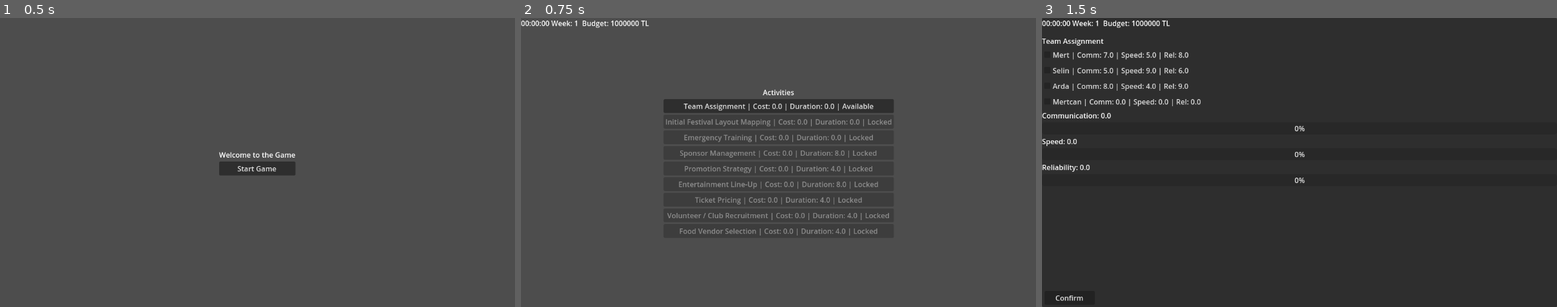
Above: before the commit, frames 1-3 (left to right).
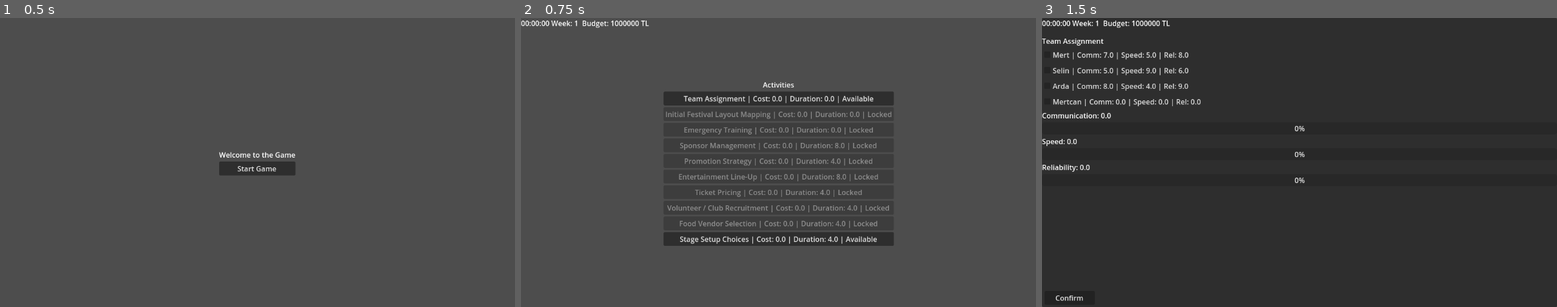
Above: after the commit, the same moments.

Repository: oozankoyuncu/Bitirme-Projesi
Game: Godot game, scene res://main_menu.tscn
The game is run twice, just before and just after one commit, with the same random seed, the same clock (stepped at 60 frames per second) and the same inputs.
Inputs:
- Up to frame 1 (0.5 s): no input
- Up to frame 2 (0.75 s): click "Start Game" at 0.5 s
- Up to frame 3 (1.5 s): click "Team Assignment | Cost: 0.0 |…" at 1.25 s

Frame 1 is identical in both runs. In frame 2, 7.1% of the frame differs, in the area x 27-73%, y 22-79%; in frame 3, nothing differs.

Commit message:
Stage Setup Added

Diff:
--- a/Game.tscn
+++ b/Game.tscn
@@ -8,10 +8,11 @@
 [ext_resource type="Script" uid="uid://dtl375wmcfdlv" path="res://scripts/emergency_training_panel.gd" id="6_r0x5m"]
 [ext_resource type="Script" uid="uid://8grnhn0dg2k5" path="res://scripts/sponsor_management_panel.gd" id="7_3mrqo"]
 [ext_resource type="Script" uid="uid://bvtlw302eln4b" path="res://entertainment_lineup_panel.gd" id="8_joorw"]
-[ext_resource type="Script" path="res://scripts/promotion_strategy_panel.gd" id="9_promo"]
-[ext_resource type="Script" path="res://scripts/ticket_pricing_panel.gd" id="10_ticket"]
-[ext_resource type="Script" path="res://scripts/volunteer_club_panel.gd" id="11_club"]
-[ext_resource type="Script" path="res://scripts/food_vendor_selection_panel.gd" id="12_food"]
+[ext_resource type="Script" uid="uid://s6to1rrakk1o" path="res://scripts/promotion_strategy_panel.gd" id="9_promo"]
+[ext_resource type="Script" uid="uid://ctuccdh4lhpc8" path="res://scripts/ticket_pricing_panel.gd" id="10_ticket"]
+[ext_resource type="Script" uid="uid://cuta6qjpotnul" path="res://scripts/volunteer_club_panel.gd" id="11_club"]
+[ext_resource type="Script" uid="uid://s1jp4vvndgib" path="res://scripts/food_vendor_selection_panel.gd" id="12_food"]
+[ext_resource type="Script" uid="uid://8an48xdxkcty" path="res://scripts/stage_setup_choices_panel.gd" id="13_lvtmh"]
 
 [node name="Game" type="Control"]
 layout_mode = 3
@@ -745,8 +746,6 @@
 layout_mode = 2
 text = "Confirm Selection"
 
-
-
 [node name="FoodVendorSelectionPanel" type="Panel" parent="."]
 visible = false
 layout_mode = 1
@@ -842,3 +841,57 @@
 custom_minimum_size = Vector2(200, 50)
 layout_mode = 2
 text = "Confirm Selection"
+
+[node name="StageSetupChoicesPanel" type="Panel" parent="."]
+layout_mode = 1
+anchors_preset = 15
+anchor_right = 1.0
+anchor_bottom = 1.0
+grow_horizontal = 2
+grow_vertical = 2
+script = ExtResource("13_lvtmh")
+
+[node name="MarginContainer" type="MarginContainer" parent="StageSetupChoicesPanel"]
+layout_mode = 1
+anchors_preset = 15
+anchor_right = 1.0
+anchor_bottom = 1.0
+grow_horizontal = 2
+grow_vertical = 2
+theme_override_constants/margin_top = 40
+
+[node name="VBoxContainer" type="VBoxContainer" parent="StageSetupChoicesPanel/MarginContainer"]
+layout_mode = 2
+
+[node name="TitleLabel" type="Label" parent="StageSetupChoicesPanel/MarginContainer/VBoxContainer"]
+layout_mode = 2
+text = "Stage Setup Choices"
+
+[node name="DescriptionLabel" type="Label" parent="StageSetupChoicesPanel/MarginContainer/VBoxContainer"]
+layout_mode = 2
+text = "Choose one stage version for your festival. Balance cost, impact, and setup duration."
+
+[node name="MoneyLabel" type="Label" parent="StageSetupChoicesPanel/MarginContainer/VBoxContainer"]
+layout_mode = 2
+
+[node name="OptionList" type="VBoxContainer" parent="StageSetupChoicesPanel/MarginContainer/VBoxContainer"]
+layout_mode = 2
+size_flags_horizontal = 4
+size_flags_vertical = 3
+
+[node name="InfoLabel" type="Label" parent="StageSetupChoicesPanel/MarginContainer/VBoxContainer"]
+layout_mode = 2
+
+[node name="ResultLabel" type="Label" parent="StageSetupChoicesPanel/MarginContainer/VBoxContainer"]
+layout_mode = 2
+
+[node name="ButtonsRow" type="HBoxContainer" parent="StageSetupChoicesPanel/MarginContainer/VBoxContainer"]
+layout_mode = 2
+
+[node name="ConfirmButton" type="Button" parent="StageSetupChoicesPanel/MarginContainer/VBoxContainer/ButtonsRow"]
+layout_mode = 2
+text = "Confirm Selection"
+
+[node name="BackButton" type="Button" parent="StageSetupChoicesPanel/MarginContainer/VBoxContainer/ButtonsRow"]
+layout_mode = 2
+text = "Back"
--- a/data/activities.json
+++ b/data/activities.json
@@ -87,6 +87,15 @@
 				"ticket_pricing",
 				"volunteer_club_recruitment"
 			]
-		}
+		},
+		{
+	  "id": "stage_setup_choices",
+	  "name": "Stage Setup Choices",
+	  "type": "stage_setup",
+	  "cost": 0,
+	  "duration": 4,
+	  "dependencies": [
+	]
+	}
 	]
 }
--- /dev/null
+++ b/data/stage_setups.json
@@ -0,0 +1,31 @@
+{
+  "stage_setups": [
+	{
+	  "id": "basic_stage",
+	  "name": "Basic Stage",
+	  "cost": 1500,
+	  "stage_size": 2,
+	  "lighting_complexity": 2,
+	  "operation_features": 2,
+	  "setup_duration": 2
+	},
+	{
+	  "id": "standard_stage",
+	  "name": "Standard Stage",
+	  "cost": 3000,
+	  "stage_size": 4,
+	  "lighting_complexity": 3,
+	  "operation_features": 3,
+	  "setup_duration": 3
+	},
+	{
+	  "id": "premium_stage",
+	  "name": "Premium Stage",
+	  "cost": 5000,
+	  "stage_size": 5,
+	  "lighting_complexity": 5,
+	  "operation_features": 4,
+	  "setup_duration": 4
+	}
+  ]
+}
--- a/scripts/GameState.gd
+++ b/scripts/GameState.gd
@@ -80,6 +80,11 @@
 var total_food_cost: int = 0
 var participant_satisfaction: float = 0.0
 
+#Stage Setup
+var stage_setup_defs: Array = []
+var selected_stage_setup: Dictionary = {}
+var stage_setup_score: float = 0.0
+
 # Hız: 1.0 = gerçek zaman, 60.0 = 1 saniyede 1 dakika gibi
 @export var time_scale: float = 1.0
 
@@ -90,6 +95,7 @@
 	week = START_WEEK
 	game_seconds = START_TIME_SECONDS
 	is_running = true
+
 
 	last_week_tick = -1
 
@@ -119,6 +125,7 @@
 func _ready() -> void:
 	load_activities()
 	load_artists()
+	load_stage_setups()
 
 #func to print the HUD text
 func get_hud_text() -> String:
@@ -362,3 +369,37 @@
 
 	food_vendor_completed = true
 	complete_activity("food_vendor_selection")
+
+func load_stage_setups() -> void:
+	var file = FileAccess.open("res://data/stage_setups.json", FileAccess.READ)
+	if file == null:
+		print("stage_setups.json açılamadı")
+		return
+
+	var json_text = file.get_as_text()
+	var data = JSON.parse_string(json_text)
+
+	if data == null or not data.has("stage_setups"):
+		print("stage_setups.json parse edilemedi")
+		return
+
+	stage_setup_defs = data["stage_setups"]
+
+func calculate_stage_impact(stage_data: Dictionary) -> float:
+	return (
+		stage_data["stage_size"] * 0.5 +
+		stage_data["lighting_complexity"] * 0.3 +
+		stage_data["operation_features"] * 0.2
+	)
+
+func choose_stage_setup(stage_data: Dictionary) -> bool:
+	var cost: int = stage_data["cost"]
+
+	if money < cost:
+		return false
+
+	money -= cost
+	selected_stage_setup = stage_data.duplicate(true)
+	stage_setup_score = calculate_stage_impact(stage_data)
+
+	return true
--- a/scripts/activity_board.gd
+++ b/scripts/activity_board.gd
@@ -115,6 +115,12 @@
 		hide()
 		return
 
+	if activity_id == "stage_setup_choices":
+		var panel = get_parent().get_node("StageSetupChoicesPanel")
+		panel.show()
+		hide()
+		return
+
 	print("Başlatıldı: ", activity["name"])
 	GameState.completed_activities.append(activity_id)
 	refresh_board()
--- a/scripts/game.gd
+++ b/scripts/game.gd
@@ -11,6 +11,7 @@
 @onready var promotion_strategy_panel: Panel = $PromotionStrategyPanel
 @onready var ticket_pricing_panel: Panel = $TicketPricingPanel
 @onready var volunteer_club_panel: Panel = $VolunteerClubPanel
+@onready var stage_setup_choices_panel: Panel = $StageSetupChoicesPanel
 
 func _ready() -> void:
 	GameState.load_team_members()
@@ -22,4 +23,5 @@
 	promotion_strategy_panel.hide()
 	ticket_pricing_panel.hide()
 	volunteer_club_panel.hide()
+	stage_setup_choices_panel.hide()
 	activity_board.show()
--- /dev/null
+++ b/scripts/stage_setup_choices_panel.gd
@@ -0,0 +1,98 @@
+extends Control
+
+@onready var option_list: VBoxContainer = $MarginContainer/VBoxContainer/OptionList
+@onready var info_label: Label = $MarginContainer/VBoxContainer/InfoLabel
+@onready var result_label: Label = $MarginContainer/VBoxContainer/ResultLabel
+@onready var money_label: Label = $MarginContainer/VBoxContainer/MoneyLabel
+@onready var confirm_button: Button = $MarginContainer/VBoxContainer/ButtonsRow/ConfirmButton
+@onready var back_button: Button = $MarginContainer/VBoxContainer/ButtonsRow/BackButton
+
+var selected_stage_id: String = ""
+
+func _ready() -> void:
+	confirm_button.pressed.connect(_on_confirm_pressed)
+	back_button.pressed.connect(_on_back_pressed)
+	build_options()
+	print("stage_setup_defs: ", GameState.stage_setup_defs)
+	print("count: ", GameState.stage_setup_defs.size())
+	refresh_ui()
+
+func build_options() -> void:
+	for child in option_list.get_children():
+		child.queue_free()
+
+	for stage_data in GameState.stage_setup_defs:
+		var checkbox := CheckBox.new()
+		var impact := GameState.calculate_stage_impact(stage_data)
+
+		checkbox.text = stage_data["name"] + \
+			" | Cost: $" + str(stage_data["cost"]) + \
+			" | Size: " + str(stage_data["stage_size"]) + \
+			" | Lighting: " + str(stage_data["lighting_complexity"]) + \
+			" | Features: " + str(stage_data["operation_features"]) + \
+			" | Setup: " + str(stage_data["setup_duration"]) + " week" + \
+			" | Impact: " + str(snapped(impact, 0.1))
+
+		checkbox.set_meta("stage_data", stage_data)
+		checkbox.toggled.connect(func(pressed: bool): _on_stage_toggled(checkbox, pressed))
+		option_list.add_child(checkbox)
+
+func _on_stage_toggled(changed_checkbox: CheckBox, pressed: bool) -> void:
+	if not pressed:
+		if changed_checkbox.get_meta("stage_data")["id"] == selected_stage_id:
+			selected_stage_id = ""
+			info_label.text = "No stage selected."
+		return
+
+	for child in option_list.get_children():
+		if child is CheckBox and child != changed_checkbox:
+			child.button_pressed = false
+
+	var stage_data: Dictionary = changed_checkbox.get_meta("stage_data")
+	selected_stage_id = stage_data["id"]
+
+	var impact := GameState.calculate_stage_impact(stage_data)
+	info_label.text = \
+		"Selected: " + stage_data["name"] + "\n" + \
+		"Cost: $" + str(stage_data["cost"]) + "\n" + \
+		"Stage Size: " + str(stage_data["stage_size"]) + "\n" + \
+		"Lighting Complexity: " + str(stage_data["lighting_complexity"]) + "\n" + \
+		"Operation Features: " + str(stage_data["operation_features"]) + "\n" + \
+		"Setup Duration: " + str(stage_data["setup_duration"]) + " week\n" + \
+		"Impact Score: " + str(snapped(impact, 0.1))
+
+func _on_confirm_pressed() -> void:
+	if selected_stage_id == "":
+		result_label.text = "Please select one stage setup."
+		return
+
+	var selected_data: Dictionary = {}
+	for stage_data in GameState.stage_setup_defs:
+		if stage_data["id"] == selected_stage_id:
+			selected_data = stage_data
+			break
+
+	if selected_data.is_empty():
+		result_label.text = "Stage data not found."
+		return
+
+	var ok := GameState.choose_stage_setup(selected_data)
+	if not ok:
+		result_label.text = "Not enough budget for this stage setup."
+		return
+
+	GameState.complete_activity("stage_setup_choices")
+	result_label.text = "Stage setup selected successfully."
+	refresh_ui()
+
+	hide()
+	get_parent().get_node("ActivityBoard").show()
+	get_parent().get_node("ActivityBoard").refresh_board()
+
+func refresh_ui() -> void:
+	money_label.text = "Money: $" + str(GameState.money)
+
+func _on_back_pressed() -> void:
+	hide()
+	get_parent().get_node("ActivityBoard").show()
+	get_parent().get_node("ActivityBoard").refresh_board()
Not shown: 1 places in Game.tscn that only renumber resources
Not shown, added: scripts/stage_setup_choices_panel.gd.uid
